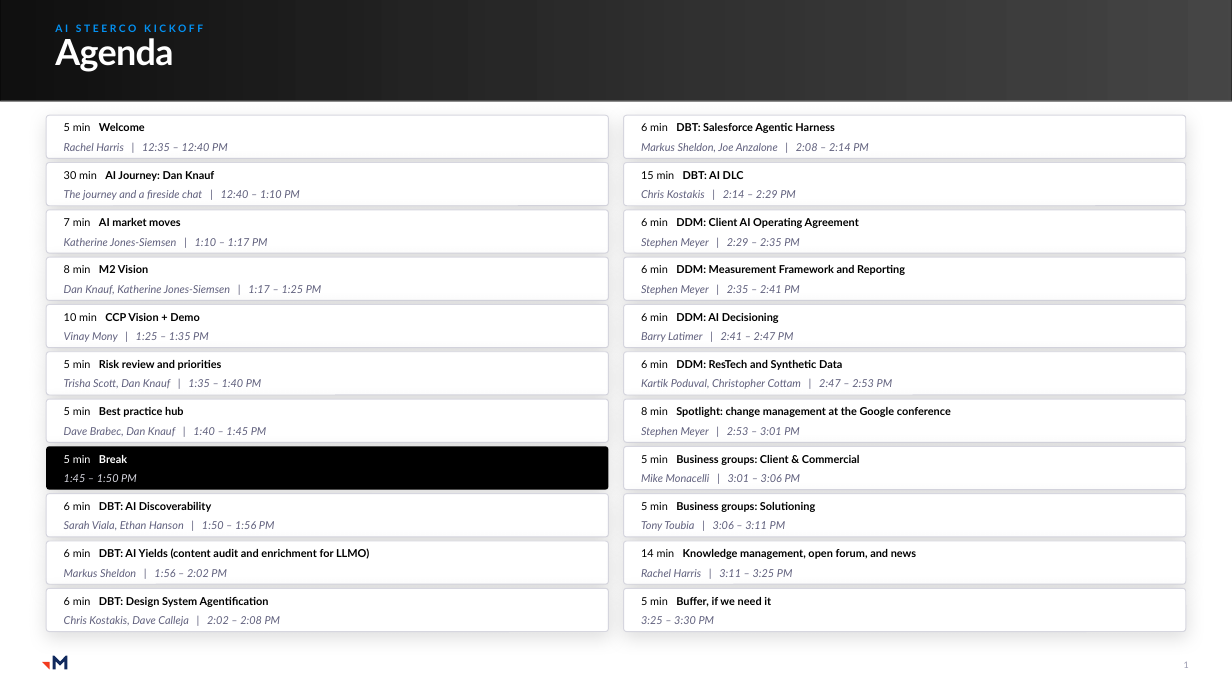
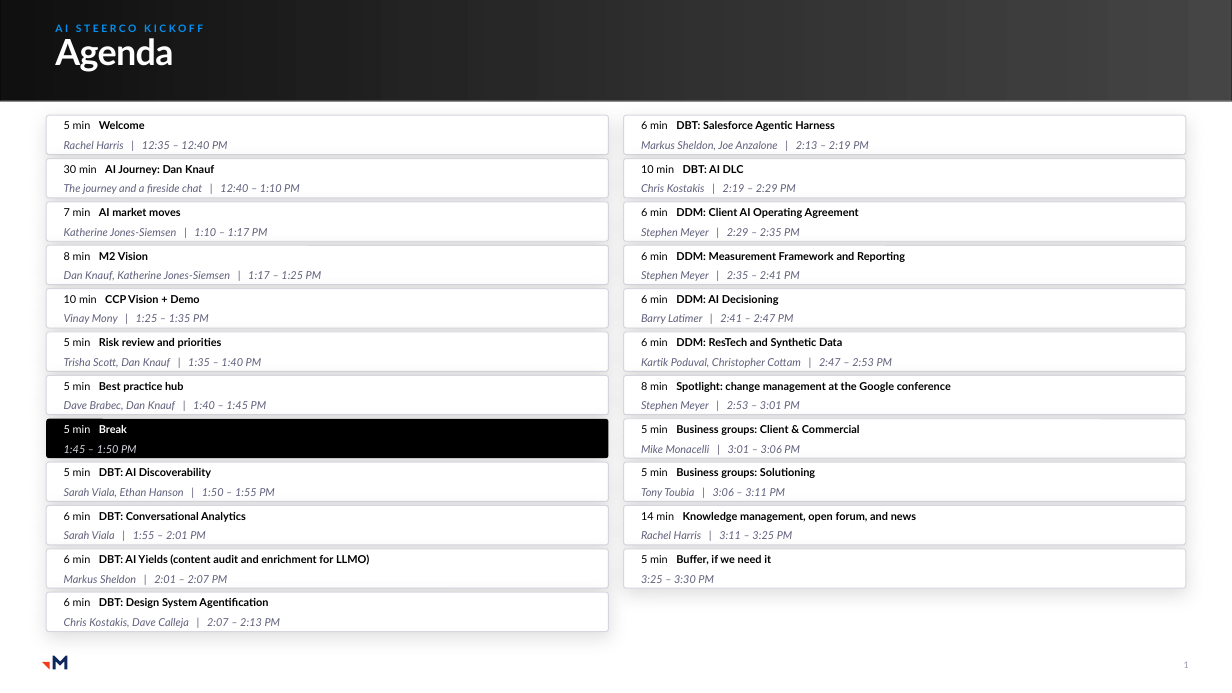
Before and after one commit to RachelHarrisMerkle/BasicMerkle, a slide deck: slide 1 of Kickoff_Agenda_slide.pptx. Drawn at 1232x693 pixels with LibreOffice and Linux fonts; fonts in the diff are those of the drawing; grey boxes stand for pictures. Boxes give left, top, right and bottom in pixels: in the first picture for what was removed or moved away, otherwise in the second. Text is boxed around its words. In the diff, an @@ line names an element or a change of style, - is before the commit and + after.

```diff
--- a/Kickoff_Agenda_slide.pptx
+++ b/Kickoff_Agenda_slide.pptx
@@ rounded rectangle "5 min Welcome": place and size @@
-rounded rectangle "5 min Welcome" at (46, 116, 608, 159)
+rounded rectangle "5 min Welcome" at (46, 116, 608, 155)
@@ rounded rectangle "6 min DBT: Salesforce Agentic ...": place and size @@
-rounded rectangle "6 min DBT: Salesforce Agentic ..." at (624, 116, 1186, 159)
+rounded rectangle "6 min DBT: Salesforce Agentic ..." at (624, 116, 1186, 155)
@@ text in rounded rectangle at (641, 141, 869, 150): text changed @@
-Markus Sheldon, Joe Anzalone | 2:08 – 2:14 PM
+Markus Sheldon, Joe Anzalone | 2:13 – 2:19 PM
@@ rounded rectangle "30 min AI Journey: Dan ...": place and size @@
-rounded rectangle "30 min AI Journey: Dan ..." at (46, 163, 608, 206)
+rounded rectangle "30 min AI Journey: Dan ..." at (46, 159, 608, 199)
@@ rounded rectangle "10 min DBT: AI DLC": place and size @@
-rounded rectangle "10 min DBT: AI DLC" at (624, 163, 1186, 206)
+rounded rectangle "10 min DBT: AI DLC" at (624, 159, 1186, 199)
@@ text in rounded rectangle at (641, 165, 796, 192): text changed @@
-15 min DBT: AI DLC
-Chris Kostakis | 2:14 – 2:29 PM
+10 min DBT: AI DLC
+Chris Kostakis | 2:19 – 2:29 PM
@@ 4 rounded rectangles: place and size @@
-4 rounded rectangles at (46, 210, 1186, 300)
+4 rounded rectangles at (46, 202, 1186, 285)
@@ rounded rectangle "10 min CCP Vision + ...": place and size @@
-rounded rectangle "10 min CCP Vision + ..." at (46, 304, 608, 348)
+rounded rectangle "10 min CCP Vision + ..." at (46, 288, 608, 328)
@@ rounded rectangle "6 min DDM: AI Decisioning": place and size @@
-rounded rectangle "6 min DDM: AI Decisioning" at (624, 304, 1186, 348)
+rounded rectangle "6 min DDM: AI Decisioning" at (624, 288, 1186, 328)
@@ rounded rectangle "5 min Risk review and ...": place and size @@
-rounded rectangle "5 min Risk review and ..." at (46, 352, 608, 396)
+rounded rectangle "5 min Risk review and ..." at (46, 332, 608, 372)
@@ rounded rectangle "6 min DDM: ResTech and ...": place and size @@
-rounded rectangle "6 min DDM: ResTech and ..." at (624, 352, 1186, 396)
+rounded rectangle "6 min DDM: ResTech and ..." at (624, 332, 1186, 372)
@@ rounded rectangle "5 min Best practice hub": place and size @@
-rounded rectangle "5 min Best practice hub" at (46, 399, 608, 443)
+rounded rectangle "5 min Best practice hub" at (46, 375, 608, 415)
@@ rounded rectangle "8 min Spotlight: change management ...": place and size @@
-rounded rectangle "8 min Spotlight: change management ..." at (624, 399, 1186, 443)
+rounded rectangle "8 min Spotlight: change management ..." at (624, 375, 1186, 415)
@@ rounded rectangle "5 min Break": place and size @@
-rounded rectangle "5 min Break" at (46, 446, 608, 490)
+rounded rectangle "5 min Break" at (46, 419, 608, 458)
@@ rounded rectangle "5 min Business groups: Client ...": place and size @@
-rounded rectangle "5 min Business groups: Client ..." at (624, 446, 1186, 490)
+rounded rectangle "5 min Business groups: Client ..." at (624, 419, 1186, 458)
@@ rounded rectangle "5 min DBT: AI Discoverability": place and size @@
-rounded rectangle "5 min DBT: AI Discoverability" at (46, 494, 608, 537)
+rounded rectangle "5 min DBT: AI Discoverability" at (46, 462, 608, 502)
@@ text in rounded rectangle at (64, 468, 275, 497): text changed @@
-6 min DBT: AI Discoverability
-Sarah Viala, Ethan Hanson | 1:50 – 1:56 PM
+5 min DBT: AI Discoverability
+Sarah Viala, Ethan Hanson | 1:50 – 1:55 PM
@@ rounded rectangle "5 min Business groups: Solutioning": place and size @@
-rounded rectangle "5 min Business groups: Solutioning" at (624, 494, 1186, 537)
+rounded rectangle "5 min Business groups: Solutioning" at (624, 462, 1186, 502)
@@ rounded rectangle added at (46, 506, 608, 545), fill #FFFFFF, outline #D6D6DF 0.75 pt, 8.5 pt, text #000000, bold @@
+6 min DBT: Conversational Analytics
+Sarah Viala | 1:55 – 2:01 PM
@@ rounded rectangle "14 min Knowledge management, open ...": place and size @@
-rounded rectangle "14 min Knowledge management, open ..." at (624, 541, 1186, 584)
+rounded rectangle "14 min Knowledge management, open ..." at (624, 506, 1186, 545)
@@ rounded rectangle "6 min DBT: AI Yields ...": place and size @@
-rounded rectangle "6 min DBT: AI Yields ..." at (46, 541, 608, 584)
+rounded rectangle "6 min DBT: AI Yields ..." at (46, 549, 608, 589)
@@ rounded rectangle "5 min Buffer, if we ...": place and size @@
-rounded rectangle "5 min Buffer, if we ..." at (624, 589, 1186, 632)
+rounded rectangle "5 min Buffer, if we ..." at (624, 549, 1186, 589)
@@ text in rounded rectangle at (64, 575, 228, 583): text changed @@
-Markus Sheldon | 1:56 – 2:02 PM
+Markus Sheldon | 2:01 – 2:07 PM
@@ text in rounded rectangle at (64, 618, 281, 628): text changed @@
-Chris Kostakis, Dave Calleja | 2:02 – 2:08 PM
+Chris Kostakis, Dave Calleja | 2:07 – 2:13 PM
```
